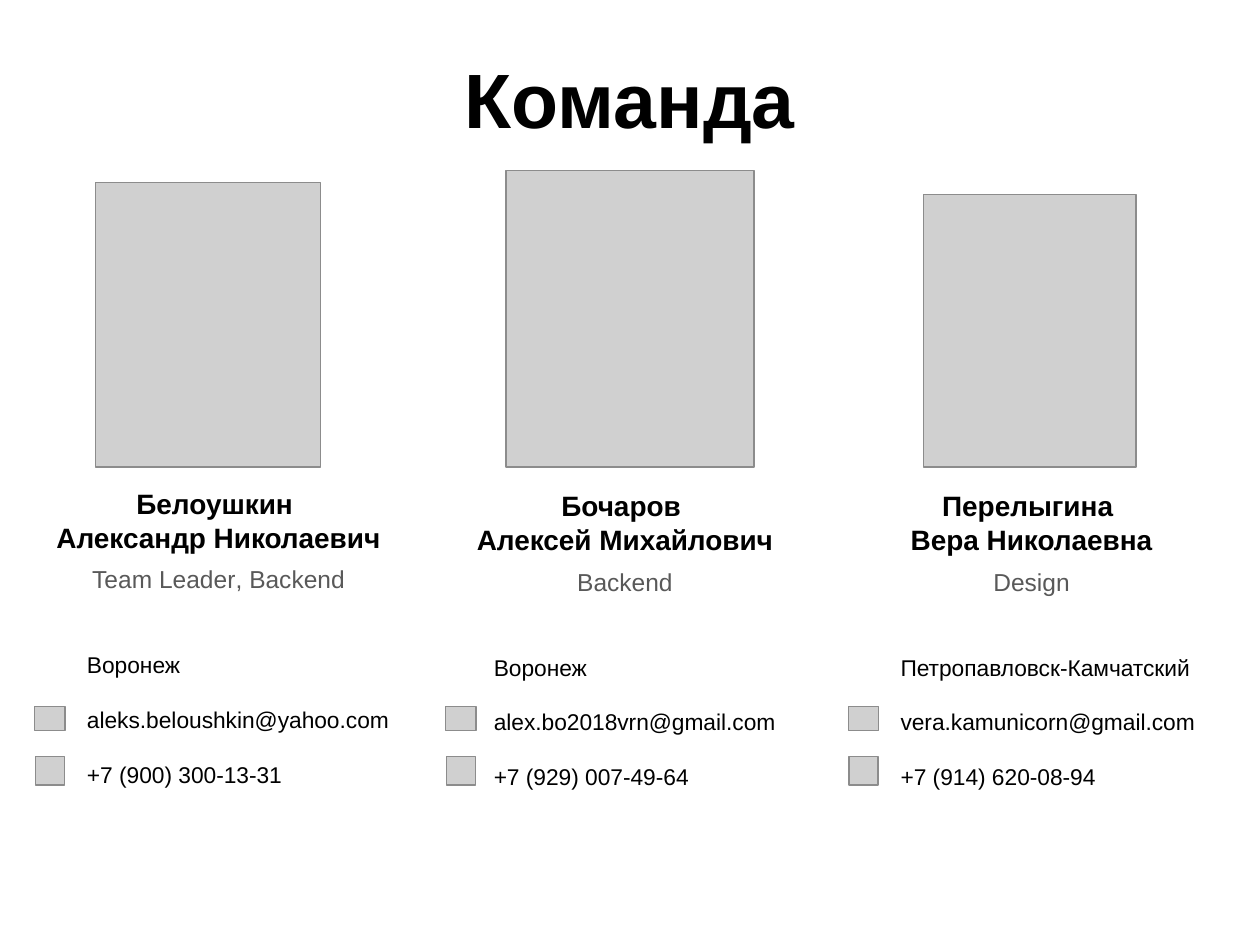
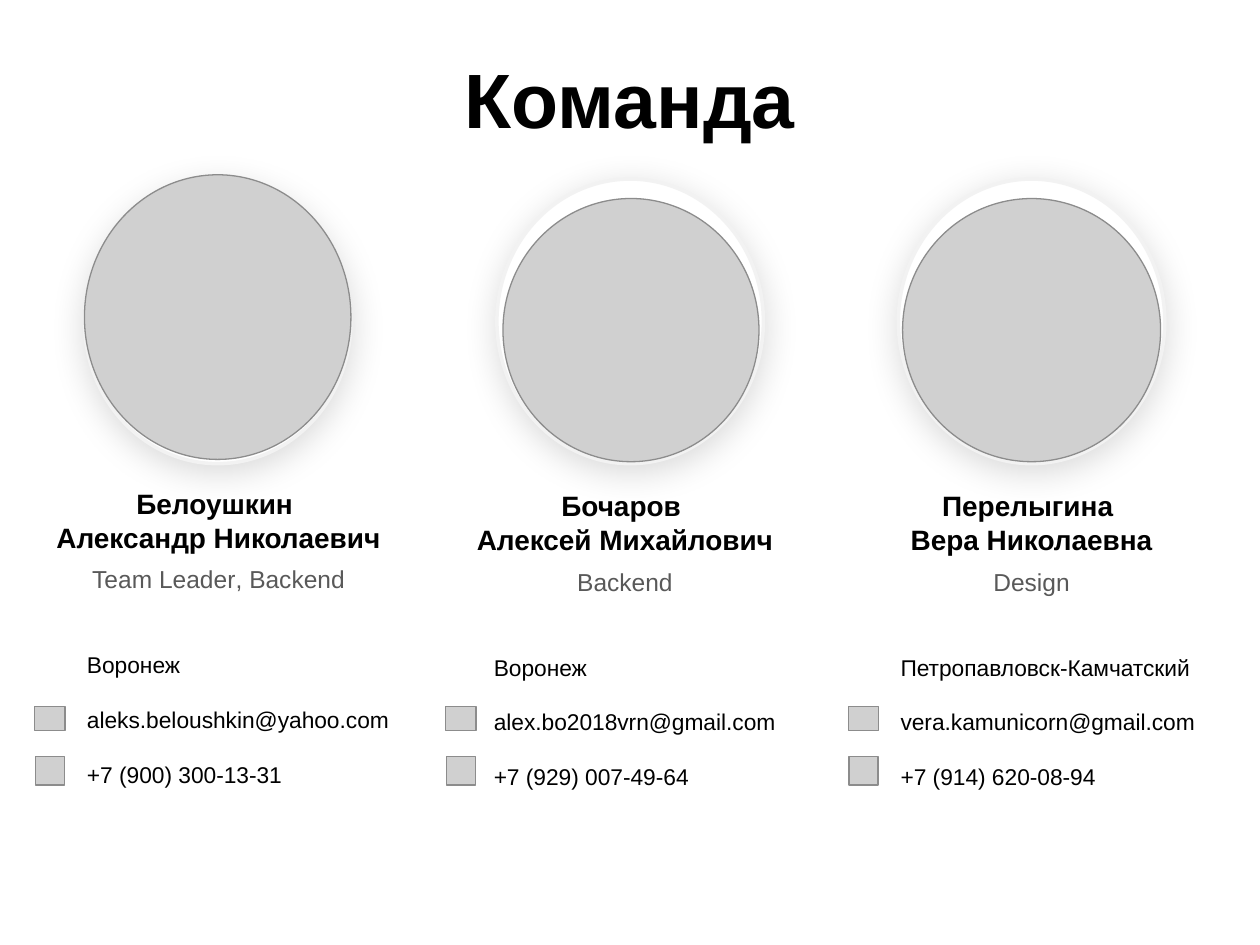
Before and after one commit to novaesolis/address-normalizer, a slide deck: slide 6 of presentation/Nova solis.pptx. Drawn at 1260x945 pixels with LibreOffice and Linux fonts; fonts in the diff are those of the drawing; grey boxes stand for pictures; background and template pictures are left out. Boxes give left, top, right and bottom in pixels: in the first picture for what was removed or moved away, otherwise in the second. Text is boxed around its words. In the diff, an @@ line names an element or a change of style, - is before the commit and + after.

```diff
--- a/presentation/Nova solis.pptx
+++ b/presentation/Nova solis.pptx
@@ picture: place and size @@
-picture at box(96, 183, 321, 467)
+picture at box(84, 175, 350, 460)
@@ ellipse added at box(84, 179, 350, 464), fill #FFFFFF, outline #F2F2F2 2 pt @@
@@ ellipse added at box(496, 179, 762, 464), fill #FFFFFF, outline #F2F2F2 2 pt @@
@@ ellipse added at box(898, 179, 1164, 464), fill #FFFFFF, outline #F2F2F2 2 pt @@
@@ picture: place and size @@
-picture at box(507, 170, 755, 467)
+picture at box(503, 199, 759, 462)
@@ picture: place and size @@
-picture at box(924, 195, 1135, 467)
+picture at box(902, 199, 1160, 462)
```
Also in this commit, not shown: 2 other slides changed, 1 other file.
